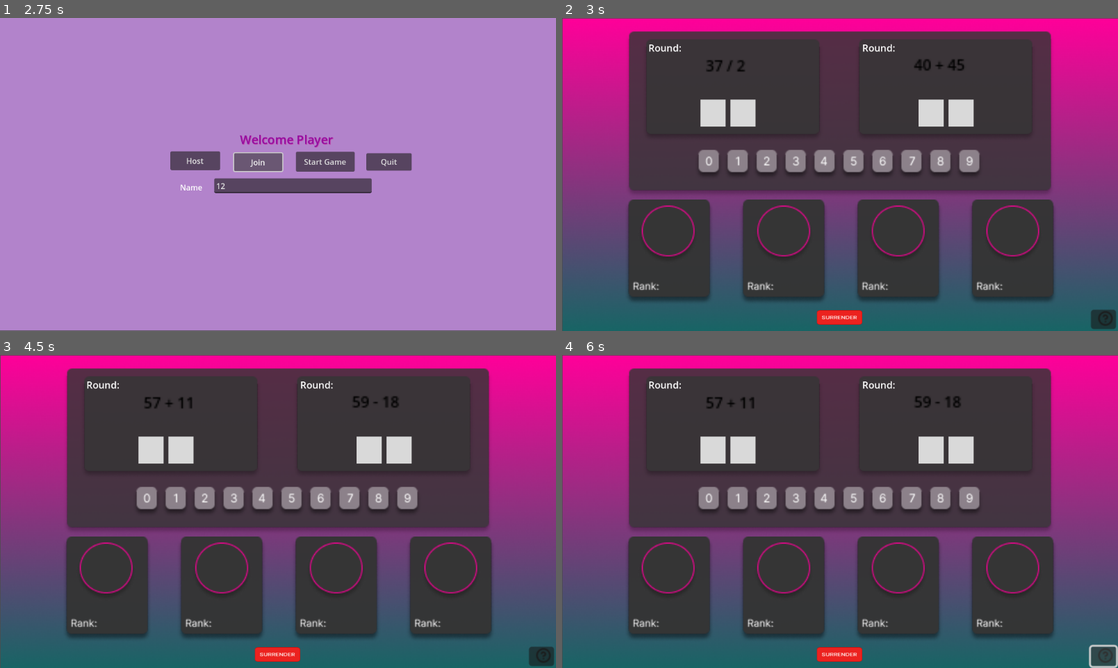
Above: before the commit, frames 1-4 (two rows, left to right).
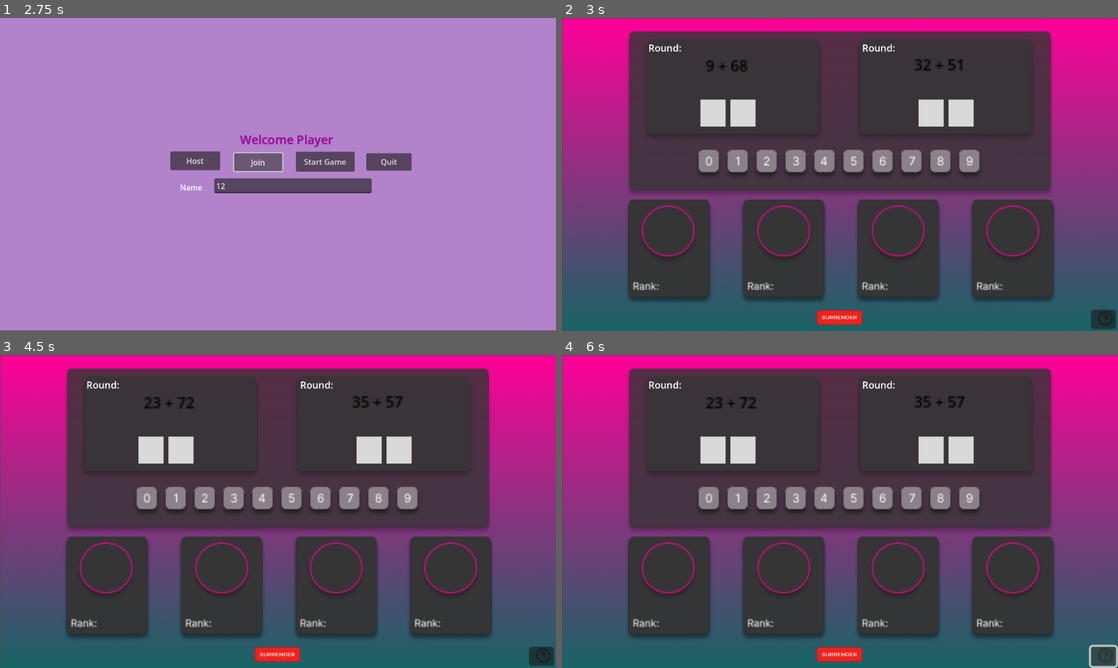
Above: after the commit, the same moments.

Repository: ltlely/ArcadeGames
Game: Godot game, scene res://Scenes/startingScreen.tscn
Two runs of this game, one before a commit and one after it. Both use one fixed random seed, a clock stepped at 60 frames per second and the inputs below.
Inputs (mouse positions are in pixels of both pictures, inside the frame that each line leads up to):
- Up to frame 1 (2.75 s): click (294, 187) at 0.52 s; type "12" at 0.6 s; click "Host" at 1.25 s; click "Join" at 2 s
- Up to frame 2 (3 s): click "Start Game" at 2.75 s
- Up to frame 3 (4.5 s): click (283, 658) at 3.5 s; click "Start Game" at 4.25 s
- Up to frame 4 (6 s): click (1101, 655) at 5.02 s; tap Enter (ui_accept) at 5.75 s; hold Right (ui_right) from 5.78 s (still down)

Frame 1 is identical in both runs. In frame 2, 0.1% of the frame differs, in the area x 26-73%, y 13-18%; in frame 3, 0.1%; in frame 4, 0.1%.
Error before the commit: Attempt to call function 'compress' in base 'null instance' on a null instance. (res://Scenes/MultiplayerController.gd:72)
Error after the commit: Attempt to call function 'compress' in base 'null instance' on a null instance. (res://Scenes/MultiplayerController.gd:149)

Commit message:
sync equations across player screens

Diff:
--- /dev/null
+++ b/GlobalEquation.gd
@@ -0,0 +1,31 @@
+extends Node
+
+var equation: String = ""  # Shared equation for all screens
+
+func generate_random_equation() -> String:
+	var valid_equation = false
+	var equation = ""
+
+	while not valid_equation:
+		var num1 = randi_range(1, 99)
+		var num2 = randi_range(1, 99)
+
+		var operators = ["+", "-", "*", "/"]
+		var operator = operators[randi_range(0, operators.size() - 1)]
+
+		var result = 0
+		match operator:
+			"+": result = num1 + num2
+			"-": result = num1 - num2
+			"*": result = num1 * num2
+			"/":
+				if num2 != 0:
+					result = num1 / num2
+				else:
+					continue
+
+		if result >= 10 and result <= 99:
+			equation = str(num1) + " " + operator + " " + str(num2)
+			valid_equation = true
+
+	return equation
--- a/Scenes/MultiplayerController.gd
+++ b/Scenes/MultiplayerController.gd
@@ -3,36 +3,39 @@
 @export var Address = "127.0.0.1"
 @export var port = 8910
 var peer
-# Called when the node enters the scene tree for the first time.
+
+# Shared variables for the equations
+var current_equation : String
+var current_equation2 : String
+
+# Called when the node enters the scene tree for the first time
 func _ready() -> void:
 	multiplayer.peer_connected.connect(peer_connected)
 	multiplayer.peer_disconnected.connect(peer_disconnected)
 	multiplayer.connected_to_server.connect(connected_to_server)
 	multiplayer.connection_failed.connect(connection_failed)
-
 	pass # Replace with function body.
 
-
-# Called every frame. 'delta' is the elapsed time since the previous frame.
+# Called every frame
 func _process(delta: float) -> void:
 	pass
 
-# Called to server and clients when someone connects
-func peer_connected(id): # id is server id
+# Called when someone connects
+func peer_connected(id):
 	print("Player Connected " + str(id))
 
-# Called to server and client when someone disconnects
-func peer_disconnected(id): # id assigned to player
+# Called when someone disconnects
+func peer_disconnected(id):
 	print("Player Disconnected " + str(id))
 
-# Called when client connects to server
-func connected_to_server(): # used to send info from client -> server
+# Called when client connects to the server
+func connected_to_server():
 	print("Connected to Server!")
-	SendPlayerInformation.rpc_id(1, $LineEdit.text, multiplayer.get_unique_id()) # get the name
+	SendPlayerInformation.rpc_id(1, $LineEdit.text, multiplayer.get_unique_id())
 
 # Called only from clients
 func connection_failed():
-	print("Couldnt Connect")
+	print("Couldn't Connect")
 
 @rpc("any_peer")
 func SendPlayerInformation(name, id):
@@ -42,39 +45,110 @@
 			"id": id,
 			"score": 0
 		}
-	if multiplayer.is_server(): # server sends playerinfo to everyone else so that they will get an update
+	if multiplayer.is_server():
 		for i in GameManager.Players:
 			SendPlayerInformation.rpc(GameManager.Players[i].name, i)
 
-@rpc("any_peer", "call_local") # how do you be called when starting game
-func StartGame(): # load scene
+@rpc("any_peer", "call_local")
+func StartGame():
+	if multiplayer.is_server():  # Only the server generates the equations
+		# Generate the first equation
+		current_equation = generate_random_equation()
+		SyncEquation.rpc(current_equation)  # Broadcast the first equation to all players
+
+		# Generate the second equation
+		current_equation2 = generate_random_equation()
+		SyncEquation2.rpc(current_equation2)  # Broadcast the second equation to all players
+
+	# Load the game scene
 	var scene = load("res://Scenes/firstWorld.tscn").instantiate()
-	get_tree().root.add_child(scene) # add scene
+	get_tree().root.add_child(scene)
 	self.hide()
 
+	# Set the first equation on the UI if it exists in the new scene
+	var equation_label = scene.get_node("Background/InnerBox/Label")
+	if equation_label:
+		equation_label.text = current_equation
+
+	# Set the second equation on the UI if it exists in the new scene
+	var equation_label2 = scene.get_node("Background/InnerBox/Label2")
+	if equation_label2:
+		equation_label2.text = current_equation2
+
+@rpc("any_peer")
+func SyncEquation(equation: String):
+	# Sync the first equation
+	current_equation = equation
+	print("First equation received: " + current_equation)
+
+	# Update the first label if the game scene is already loaded
+	var equation_label = get_tree().root.get_node("FirstWorld/Background/InnerBox/Label")
+	if equation_label:
+		equation_label.text = current_equation
+
+@rpc("any_peer")
+func SyncEquation2(equation: String):
+	# Sync the second equation
+	current_equation2 = equation
+	print("Second equation received: " + current_equation2)
+
+	# Update the second label if the game scene is already loaded
+	var equation_label2 = get_tree().root.get_node("FirstWorld/Background/InnerBox/Label2")
+	if equation_label2:
+		equation_label2.text = current_equation2
+
+# Function to generate a random equation
+func generate_random_equation() -> String:
+	var valid_equation = false
+	var equation = ""
+
+	while not valid_equation:
+		# Generate two random numbers for operands
+		var num1 = randi_range(1, 99)
+		var num2 = randi_range(1, 99)
+
+		# Randomly choose an operator
+		var operators = ["+", "-", "*", "/"]
+		var operator = operators[randi_range(0, operators.size() - 1)]
+
+		# Calculate the result based on the operator
+		var result = 0
+		match operator:
+			"+": result = num1 + num2
+			"-": result = num1 - num2
+			"*": result = num1 * num2
+			"/":
+				if num2 != 0:  # Avoid division by zero
+					result = num1 / num2
+				else:
+					continue  # Skip this iteration if division by zero
+
+		# Check if the result is a two-digit number
+		if result >= 10 and result <= 99:
+			equation = str(num1) + " " + operator + " " + str(num2)
+			valid_equation = true
+	return equation
+
+# Host button down - for creating a server
 func _on_host_button_down() -> void:
-	peer = ENetMultiplayerPeer.new() # set peer value as host
+	peer = ENetMultiplayerPeer.new()  # set peer value as host
 	var error = peer.create_server(port, 4)
 	if error != OK:
 		print("cannot host : " + str(error))
 		return
-	peer.get_host().compress(ENetConnection.COMPRESS_RANGE_CODER) # gets more bandwidth // must be the same type throughout all program
-	multiplayer.set_multiplayer_peer(peer) # use our host as our peer
+	peer.get_host().compress(ENetConnection.COMPRESS_RANGE_CODER)  # gets more bandwidth
+	multiplayer.set_multiplayer_peer(peer)  # use our host as our peer
 	print("Waiting for Players!")
-	# host sends info too
+	# Host sends info too
 	SendPlayerInformation($LineEdit.text, multiplayer.get_unique_id())
-	pass # Replace with function body.
 
-
+# Join button down - for connecting as client
 func _on_join_button_down() -> void:
 	peer = ENetMultiplayerPeer.new()
 	peer.create_client(Address, port)
-	peer.get_host().compress(ENetConnection.COMPRESS_RANGE_CODER) # gets more bandwidth
+	peer.get_host().compress(ENetConnection.COMPRESS_RANGE_CODER)  # gets more bandwidth
 	multiplayer.set_multiplayer_peer(peer)
 
-	pass # Replace with function body.
-
-
+# Start game button down
 func _on_start_game_button_down() -> void:
-	StartGame.rpc() # rpc or rpc_id to run
-	pass # Replace with function body.
+	StartGame.rpc()  # RPC or rpc_id to run
--- a/Scenes/firstWorld.tscn
+++ b/Scenes/firstWorld.tscn
@@ -8,7 +8,6 @@
 [ext_resource type="Texture2D" uid="uid://cg3gikopgo0j" path="res://Assets/OuterNumberBox.png" id="8_c1hrr"]
 [ext_resource type="Texture2D" uid="uid://ce6btf6b1gvuh" path="res://Assets/Component 1.png" id="9_kpf4f"]
 [ext_resource type="Texture2D" uid="uid://jg1bosmwjyq8" path="res://Assets/main_box.png" id="9_tkwg6"]
-[ext_resource type="Script" path="res://Scenes/label.gd" id="9_y78ns"]
 [ext_resource type="Texture2D" uid="uid://muodcselksnm" path="res://Assets/Buttons/Button Danger.png" id="10_p2bya"]
 [ext_resource type="Texture2D" uid="uid://brpiun0uv30b0" path="res://Assets/Component 2.png" id="10_yqmaa"]
 [ext_resource type="Texture2D" uid="uid://baenlhm7xfusf" path="res://Assets/Help circle.png" id="11_rq85j"]
@@ -69,7 +68,6 @@
 theme_override_font_sizes/normal_font_size = 10
 text = "1 2"
 autowrap_mode = 0
-script = ExtResource("9_y78ns")
 
 [node name="Label2" type="RichTextLabel" parent="Background/InnerBox"]
 offset_left = 179.813
@@ -82,7 +80,6 @@
 text = " 1 2
 "
 autowrap_mode = 0
-script = ExtResource("9_y78ns")
 
 [node name="OuterNumberBox" type="Sprite2D" parent="Background"]
 position = Vector2(-126.588, -66.5638)
Not shown: 1 places in Scenes/firstWorld.tscn that only renumber resources
